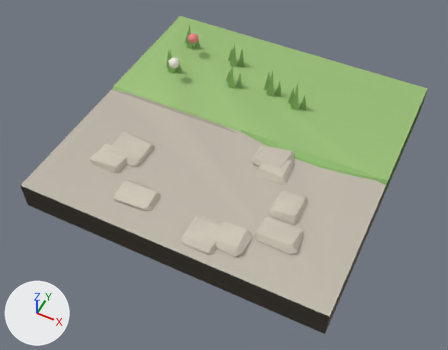
The glTF model packages/client/public/assets/kits/common/terrain.cobble.edge.glb as it was, and as the next commit left it.
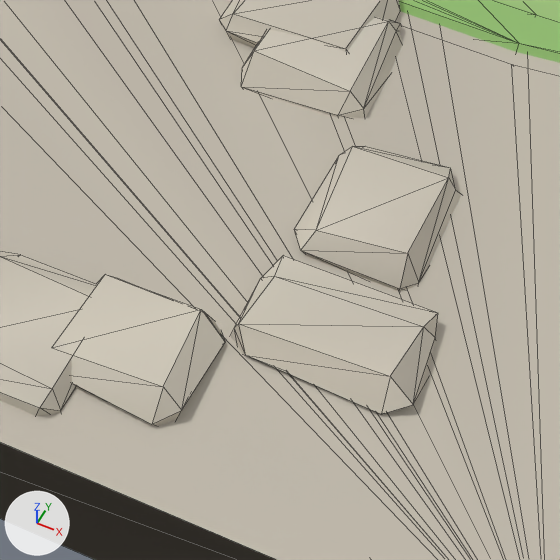
The first picture shows the older version from a camera (50 mm lens) standing at (1.113, -0.834, 1.533) and looking at (0.505, 0.382, 0.013). The close-ups show the older and then the newer version on the part from 44% to 74% of the width and 44% to 83% of the height of that picture. Only the edits that show in the close-ups are written down. Lighting does not change. The marker at lower left points along +X, +Y and +Z. The close-ups show mesh edges as thin lines. Where no turn or scale is listed for an object, it has been applied to the vertices. Vertices at exactly the same position are counted once.

Objects in the first close-up: 'terrain.cobble.edge.v0.mesh', 'terrain.cobble.edge.v1.mesh', 'terrain.cobble.edge.v2.mesh'.
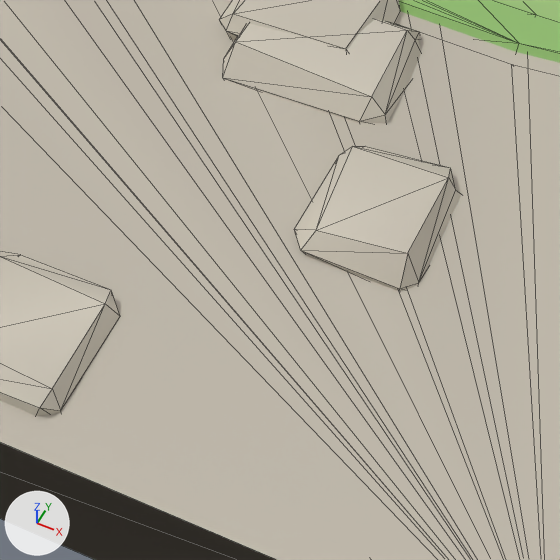
Patch to the scene script:
```diff
--- a/packages/client/public/assets/kits/common/terrain.cobble.edge.glb.py
+++ b/packages/client/public/assets/kits/common/terrain.cobble.edge.glb.py
@@ me_terrain_cobble_edge_v0_mesh @@
 # used by ob_terrain_cobble_edge_v0_mesh; location = (0.5, 0.5, 0.1006)
-me_terrain_cobble_edge_v0_mesh.from_pydata(...)  # 136 vertices, 262 faces; spans x -0.5..0.5, y -0.5..0.5, z -0.101..0.101
+me_terrain_cobble_edge_v0_mesh.from_pydata(...)  # 88 vertices, 174 faces; spans x -0.5..0.5, y -0.5..0.5, z -0.101..0.101
+# me_terrain_cobble_edge_v0_mesh part 1: the loose piece of 24 vertices spanning x 0.216..0.352, y -0.369..-0.281, z -0.03..0.015 is deleted
+# me_terrain_cobble_edge_v0_mesh part 2
+# 6 vertices in x 0.124..0.134, y -0.144..-0.124, z -0.023..0.017 move by (-0.016, 0.002, 0.0)
+# 6 vertices in x 0.119..0.135, y -0.052..-0.038, z -0.022..0.009 move by (-0.016, -0.002, 0.0)
+# 6 vertices in x 0.203..0.224, y -0.141..-0.127, z -0.028..0.012 move by (0.016, 0.002, 0.0)
+# 6 vertices in x 0.204..0.225, y -0.053..-0.031, z -0.023..0.014 move by (0.016, -0.002, 0.0)
+# other edits to the shape of me_terrain_cobble_edge_v0_mesh do not show in these pictures
 me_terrain_cobble_edge_v0_mesh.materials.append(mat_hv_common_atlas)
@@ me_terrain_cobble_edge_v1_mesh @@
 # used by ob_terrain_cobble_edge_v1_mesh; location = (0.5, 0.5, 0.1061)
-me_terrain_cobble_edge_v1_mesh.from_pydata(...)  # 148 vertices, 274 faces; spans x -0.5..0.5, y -0.5..0.5, z -0.106..0.106
+me_terrain_cobble_edge_v1_mesh.from_pydata(...)  # 124 vertices, 230 faces; spans x -0.5..0.5, y -0.5..0.5, z -0.106..0.106
+# me_terrain_cobble_edge_v1_mesh part 3: the loose piece of 24 vertices spanning x 0.112..0.217, y -0.445..-0.345, z -0.036..0.013 is deleted
+# other edits to the shape of me_terrain_cobble_edge_v1_mesh do not show in these pictures
 me_terrain_cobble_edge_v1_mesh.materials.append(mat_hv_common_atlas)
```

Changed parts and their boxes (x1, y1, x2, y2) in the close-ups (560 x 560 px; the box of a moved part takes in the faces that stretch with it):
part 1 of me_terrain_cobble_edge_v0_mesh, deleted: before (230, 255, 438, 414)
part 2 of me_terrain_cobble_edge_v0_mesh, moved or reshaped: before (241, 17, 402, 118); after (223, 19, 421, 124)
part 3 of me_terrain_cobble_edge_v1_mesh, deleted: before (58, 274, 225, 426)
